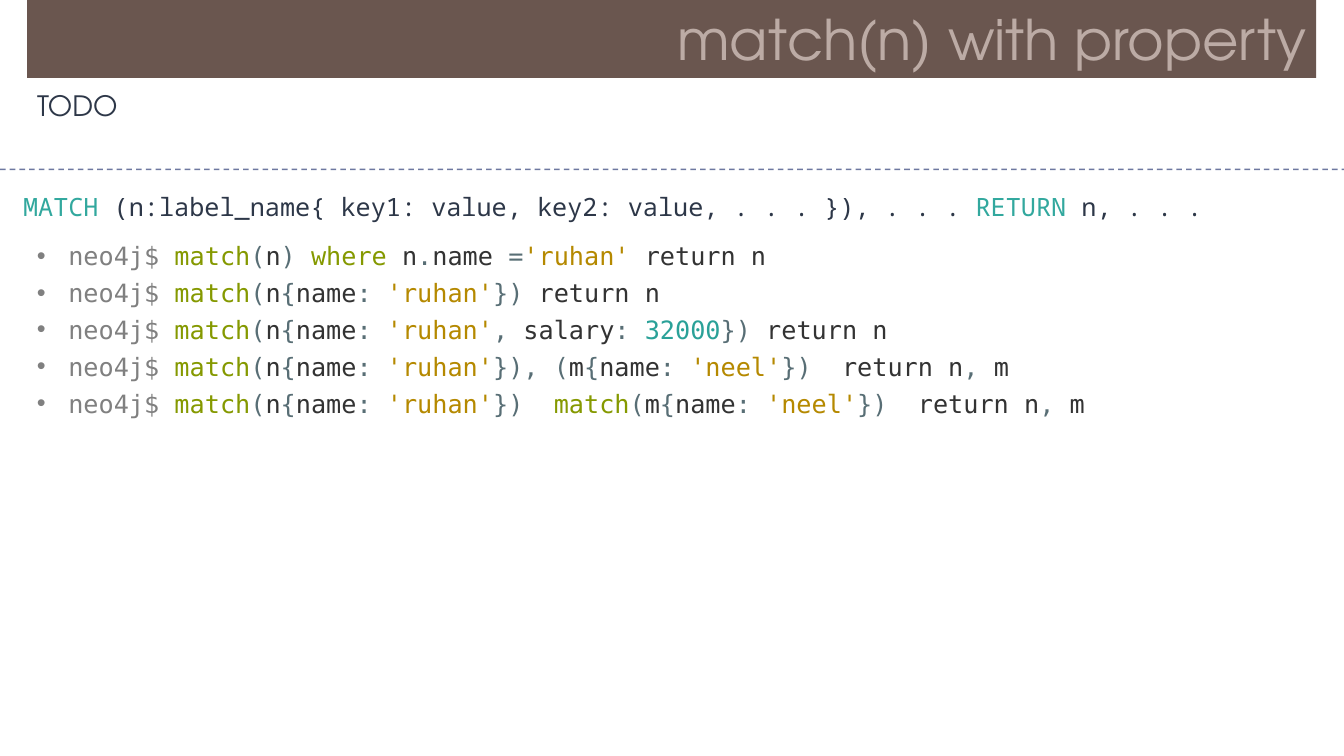
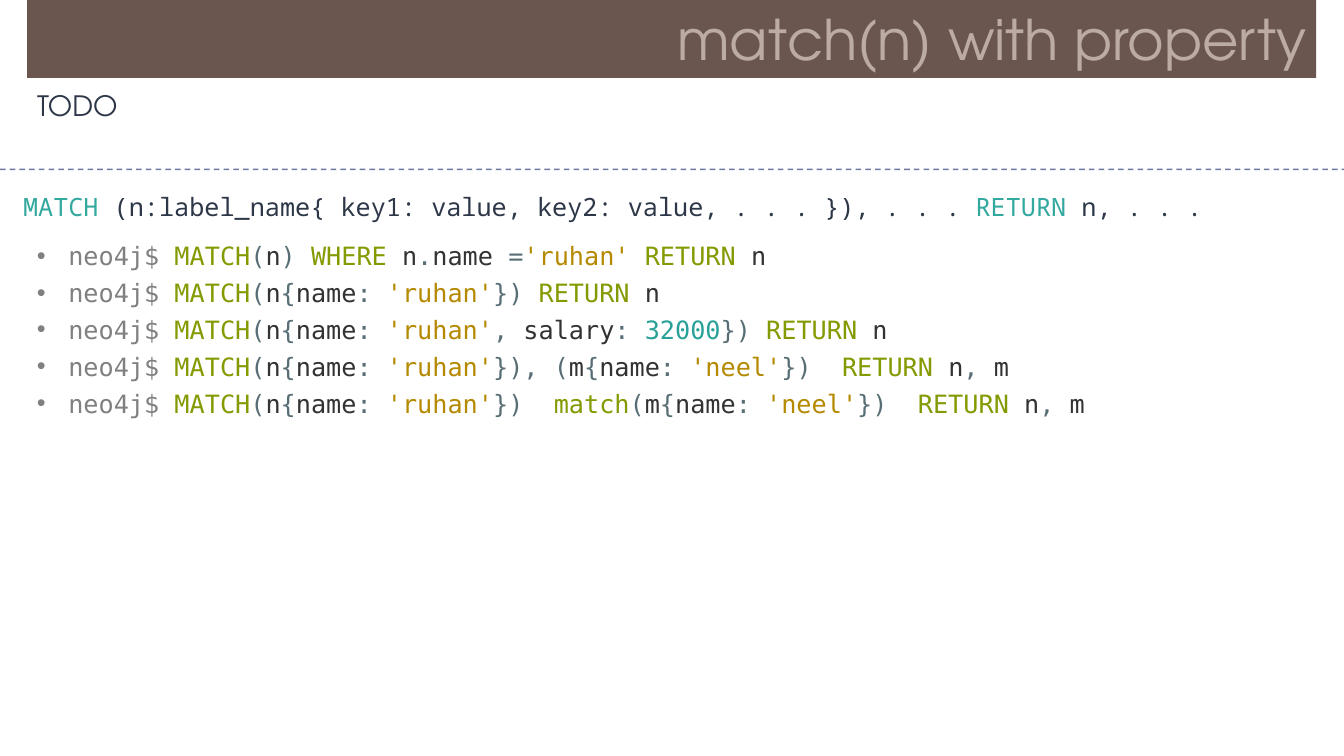
Before and after one commit to Saleel-Bagde/PPT-s, a slide deck: slide 14 of Neo4j.pptx. Drawn at 1344x756 pixels with LibreOffice and Linux fonts; fonts in the diff are those of the drawing. Boxes give left, top, right and bottom in pixels: in the first picture for what was removed or moved away, otherwise in the second. Text is boxed around its words. In the diff, an @@ line names an element or a change of style, - is before the commit and + after.

```diff
--- a/Neo4j.pptx
+++ b/Neo4j.pptx
@@ text at <box>68,246,1085,418</box>: text changed; text colour #333333 to #859900 @@
-• neo4j$ match(n) where n.name ='ruhan' return n
-• neo4j$ match(n{name: 'ruhan'}) return n
-• neo4j$ match(n{name: 'ruhan', salary: 32000}) return n
-• neo4j$ match(n{name: 'ruhan'}), (m{name: 'neel'}) return n, m
-• neo4j$ match(n{name: 'ruhan'}) match(m{name: 'neel'}) return n, m
+• neo4j$ MATCH(n) WHERE n.name ='ruhan' RETURN n
+• neo4j$ MATCH(n{name: 'ruhan'}) RETURN n
+• neo4j$ MATCH(n{name: 'ruhan', salary: 32000}) RETURN n
+• neo4j$ MATCH(n{name: 'ruhan'}), (m{name: 'neel'}) RETURN n, m
+• neo4j$ MATCH(n{name: 'ruhan'}) match(m{name: 'neel'}) RETURN n, m
```
Also in this commit, not shown: 30 other slides changed.
